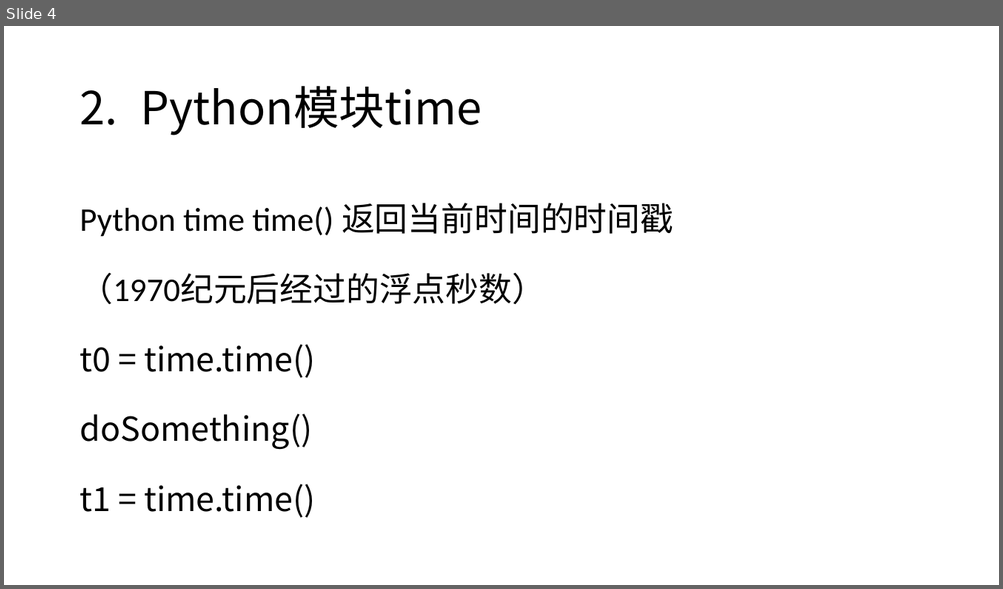
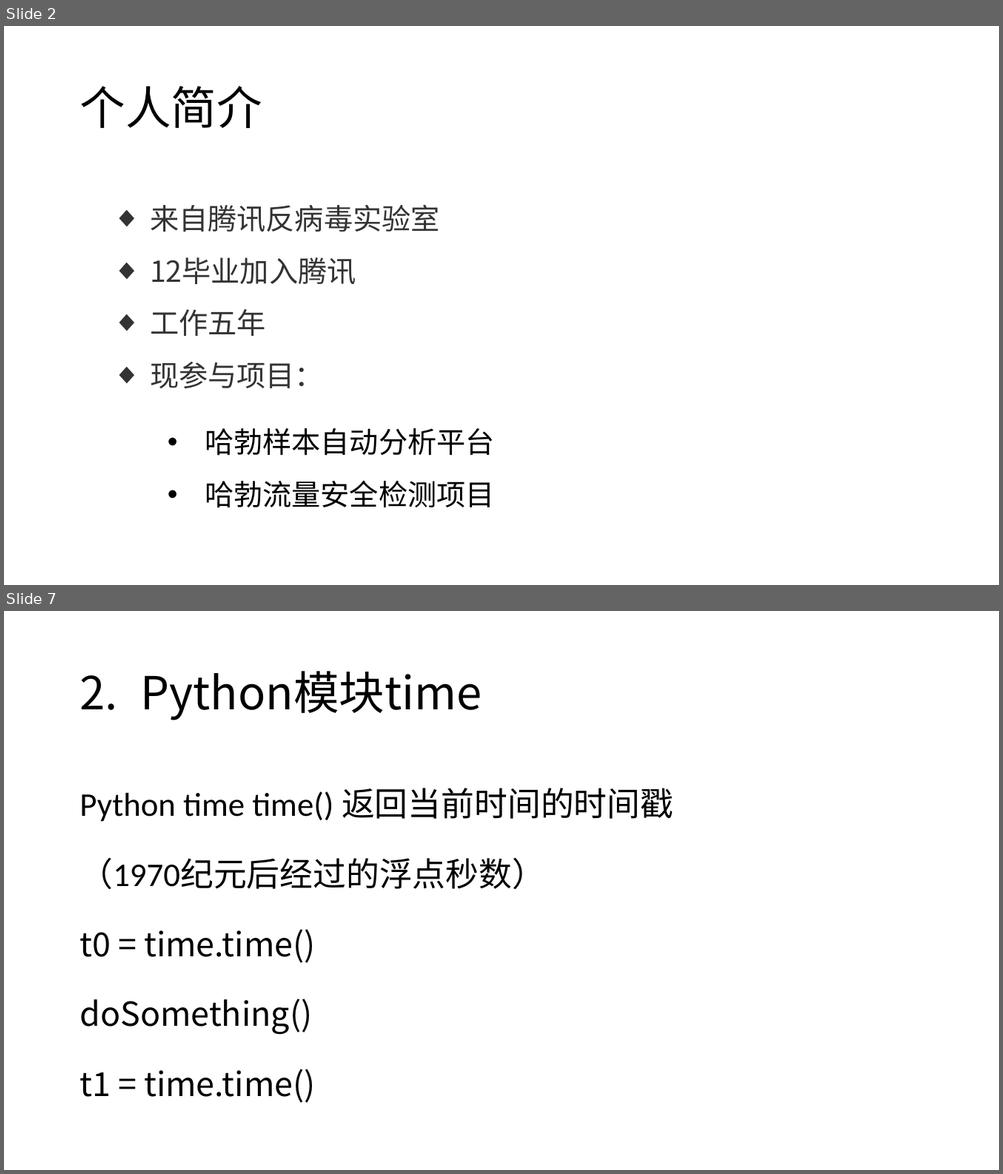
Before and after one commit to gaojiahua/python_PERF_OPT, a slide deck: Python性能分析.pptx. Shown one above the other, each under a label of ours: slide 4 before the commit, slides 2 and 7 after it; the slides between them are not shown. The pictures are 1003x589 and 1003x1174 pixels, drawn with LibreOffice and Linux fonts; fonts in the diff are those of the drawing. Boxes give left, top, right and bottom in pixels: in the first picture for what was removed or moved away, otherwise in the second. Text is boxed around its words. In the diff, an @@ line names an element or a change of style, - is before the commit and + after.

```diff
--- a/Python性能分析.pptx
+++ b/Python性能分析.pptx
@@ slide 2 added at [4,26,999,585], background #FFFFFF @@
@@ title added at [79,86,262,128], 44 pt, text #000000 @@
+个人简介
@@ text added at [150,204,439,389], 28 pt, text #333333 @@
+◆ 来自腾讯反病毒实验室
+◆ 12毕业加入腾讯
+◆ 工作五年
+◆ 现参与项目：
@@ text added at [205,429,494,508], 28 pt, text #000000 @@
+• 哈勃样本自动分析平台
+• 哈勃流量安全检测项目
@@ what was slide 4 is now slide 7 @@
```
Also in this commit, not shown: 4 slides changed, 6 other slides added, 6 other files.
